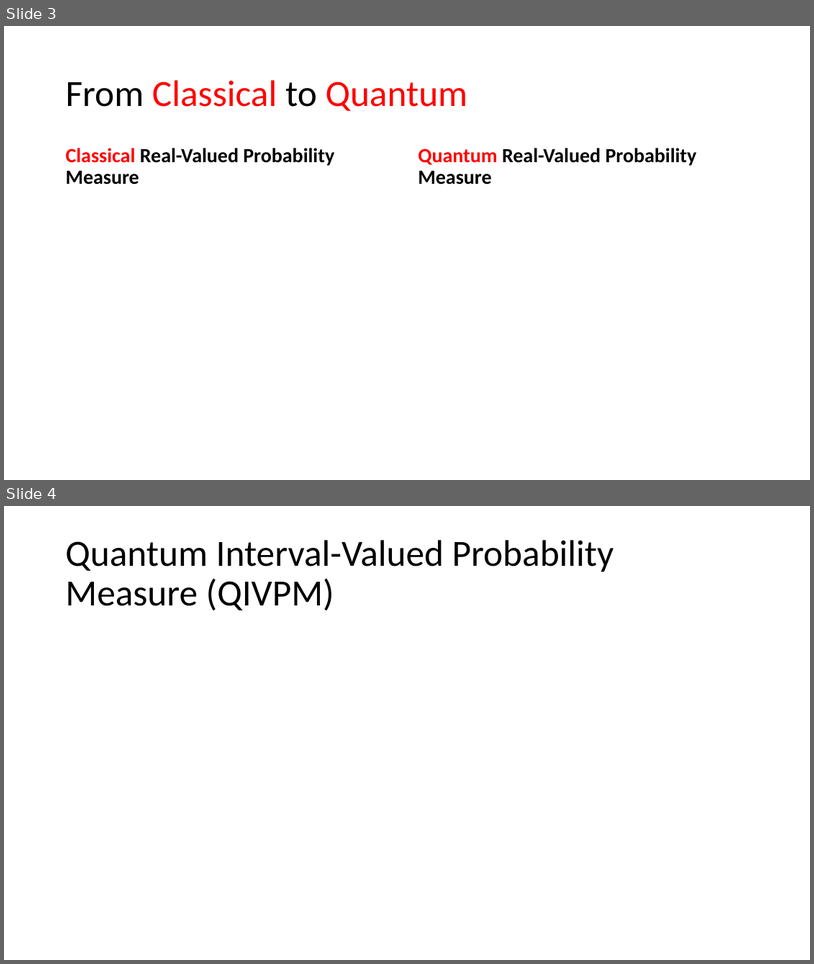
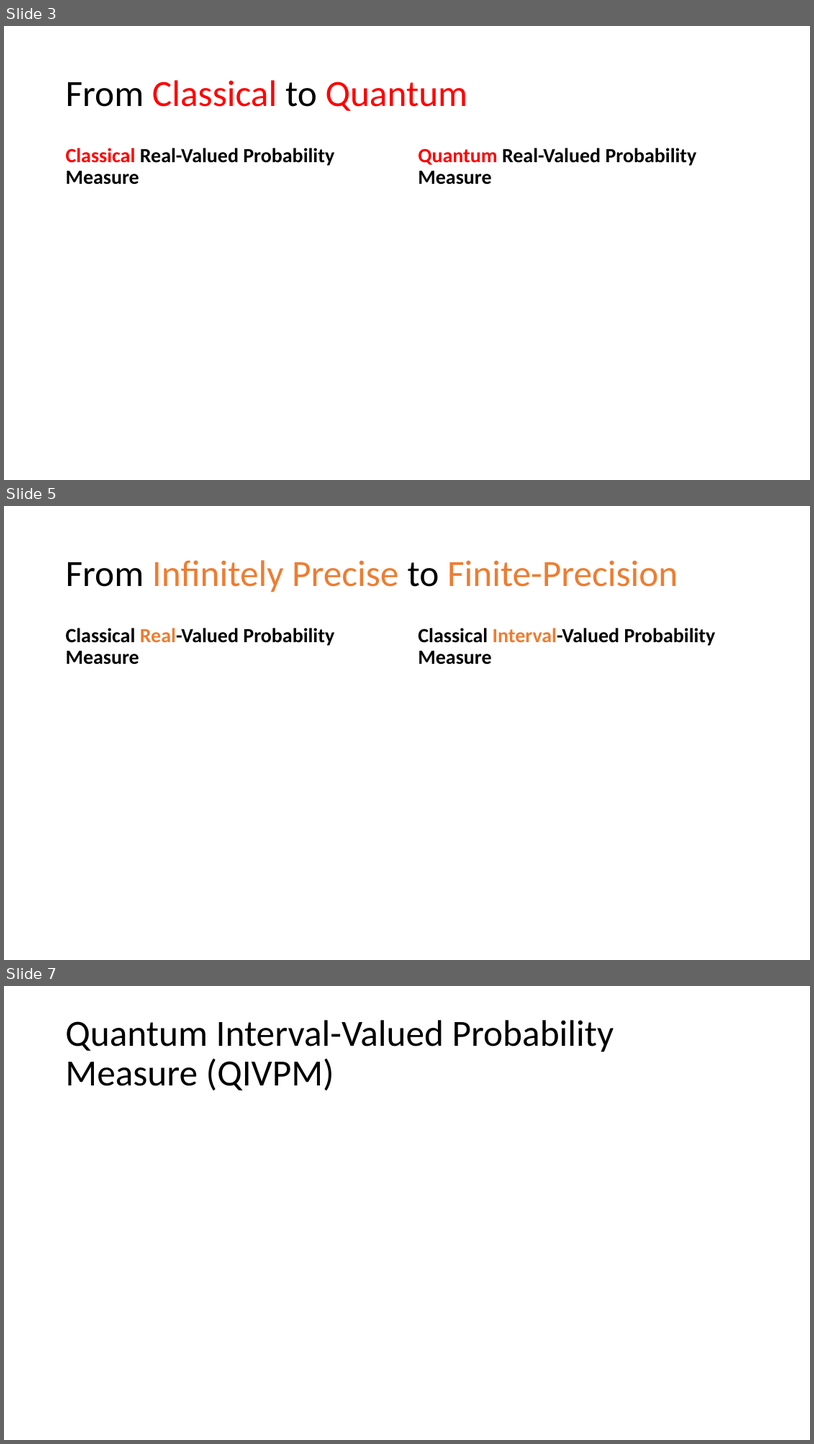
Before and after one commit to yuttai/Contextuality-and-Nonlocality-in-Discrete-Quantum-Theory, a slide deck: prop_letter.pptx. Shown one above the other, each under a label of ours: slides 3 and 4 before the commit, slides 3, 5 and 7 after it; the slides between them are not shown. The pictures are 814x964 and 814x1444 pixels, drawn with LibreOffice and Linux fonts; fonts in the diff are those of the drawing; grey boxes stand for pictures. Boxes give left, top, right and bottom in pixels: in the first picture for what was removed or moved away, otherwise in the second. Text is boxed around its words. In the diff, an @@ line names an element or a change of style, - is before the commit and + after.

```diff
--- a/prop_letter.pptx
+++ b/prop_letter.pptx
@@ slide 5 added at (4,506,810,960), background #FFFFFF @@
@@ title added at (66,560,678,592), 44 pt, text #ED7D31 @@
+From Infinitely Precise to Finite-Precision
@@ text added at (66,628,334,664), 24 pt, text #000000, bold @@
+Classical Real-Valued Probability Measure
@@ text added at (418,628,716,664), 24 pt, text #000000, bold @@
+Classical Interval-Valued Probability Measure
@@ what was slide 4 is now slide 7 @@
```
Also in this commit, not shown: 1 slide changed, 2 other slides added.
